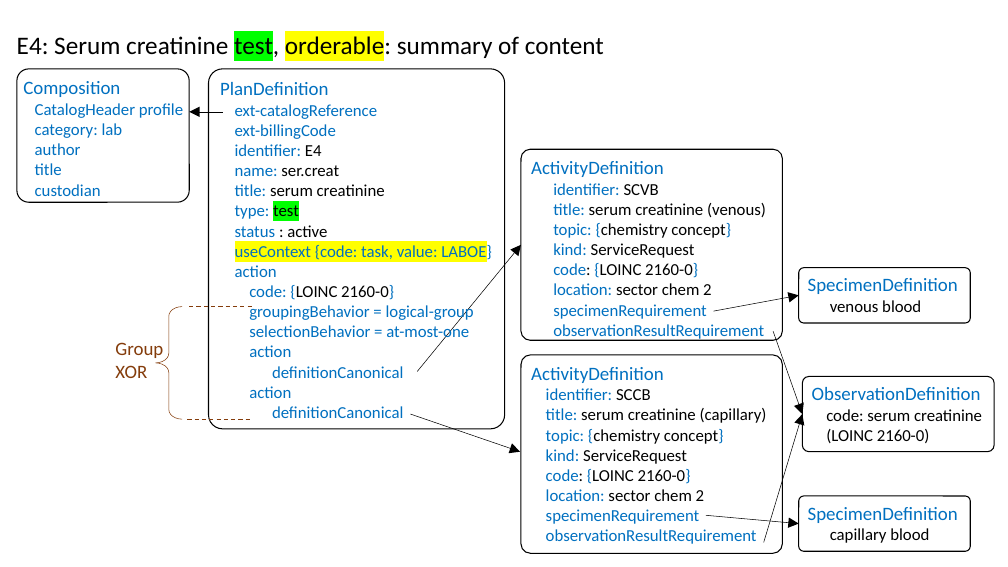
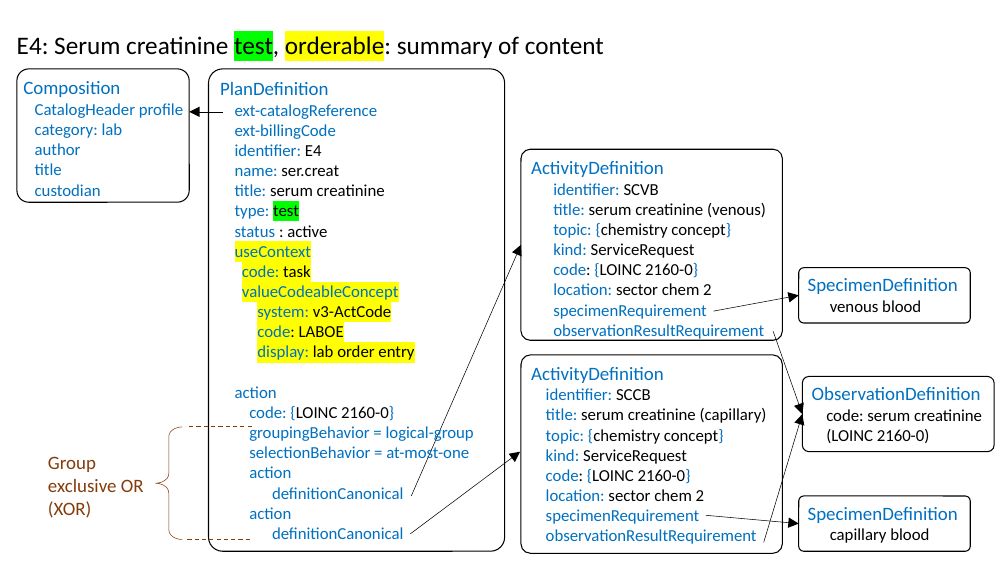
Before and after one commit to HL7/fhir-order-catalog, a slide deck: slide 1 of input/images-source/LabExampleE4Technical.pptx. Drawn at 1008x567 pixels with LibreOffice and Linux fonts; fonts in the diff are those of the drawing. Boxes give left, top, right and bottom in pixels: in the first picture for what was removed or moved away, otherwise in the second. Text is boxed around its words. In the diff, an @@ line names an element or a change of style, - is before the commit and + after.

Commit message:
Example E4 +struggling on slicing useContext
Two profiles slice useContext:
LabServiceDefinition
LabChargeItemDefinition

```diff
--- a/input/images-source/LabExampleE4Technical.pptx
+++ b/input/images-source/LabExampleE4Technical.pptx
@@ rounded rectangle "PlanDefinition": place and size @@
-rounded rectangle "PlanDefinition" at [209, 69, 505, 429]
+rounded rectangle "PlanDefinition" at [209, 69, 505, 551]
@@ text in rounded rectangle at [235, 246, 414, 360]: text changed @@
-useContext {code: task, value: LABOE}
+useContext
+code: task
+valueCodeableConcept
+system: v3-ActCode
+code: LABOE
+display: lab order entry
@@ arrow moved from (417, 371) - (521, 245) to (411, 496) - (521, 245) @@
@@ text at [48, 456, 144, 518]: text changed @@
-Group XOR
+Group exclusive OR
+(XOR)
@@ arrow moved from (411, 414) - (520, 451) to (411, 534) - (520, 451) @@
@@ 2 lines, 1 left brace: place and size @@
-2 lines, 1 left brace at [156, 307, 252, 420]
+2 lines, 1 left brace at [156, 427, 252, 540]
```
Also in this commit, not shown: 20 other files.
